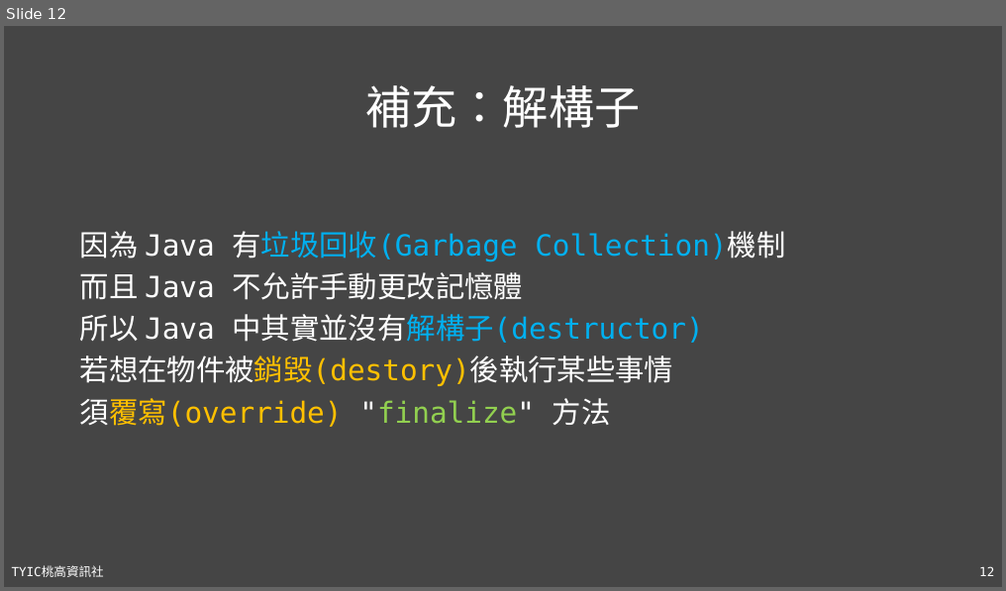
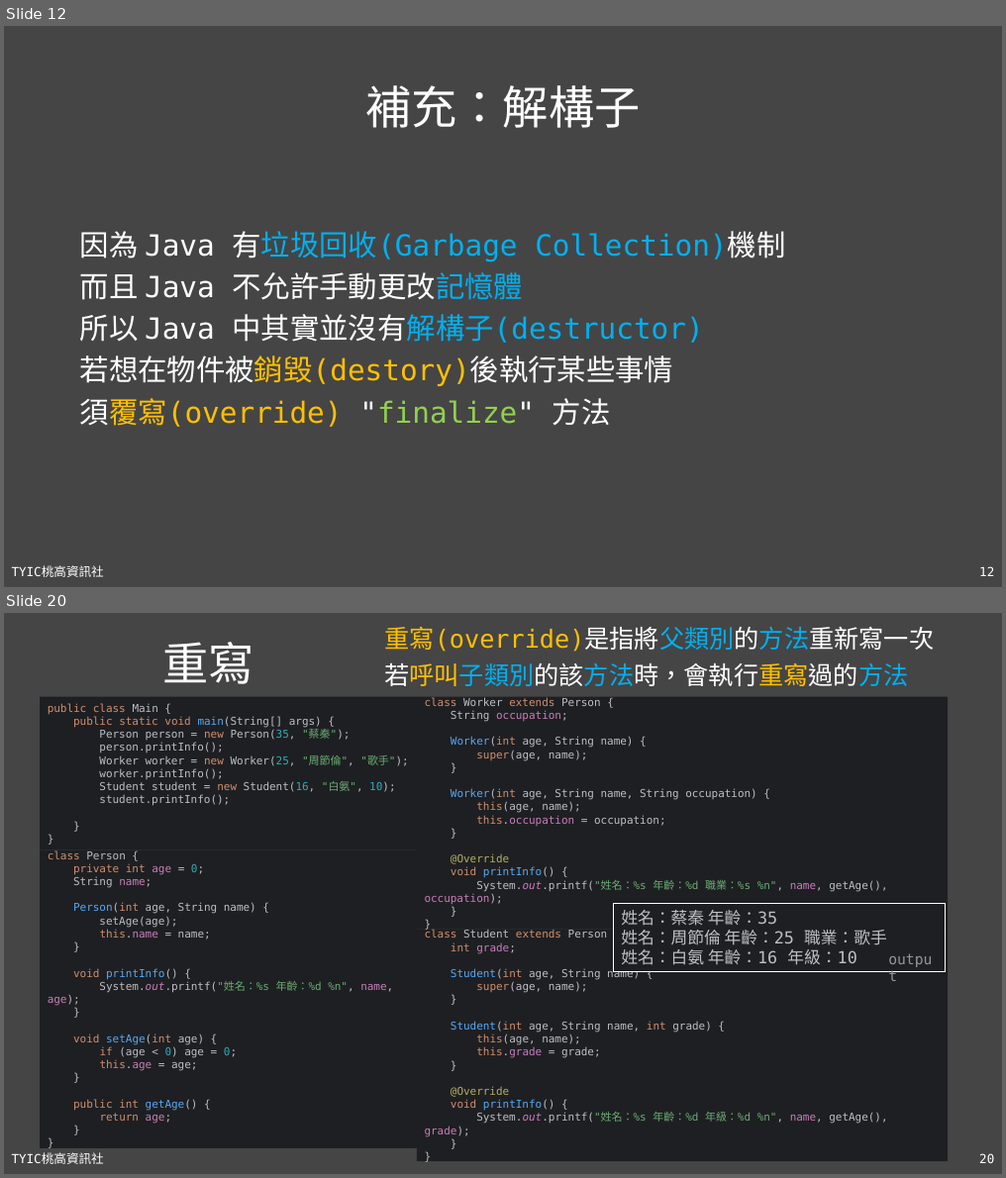
Before and after one commit to TYSHIC/slides, a slide deck: powerpoint/08_OOP與類別.pptx. Shown one above the other, each under a label of ours: slide 12 before the commit, slides 12 and 20 after it; the slides between them are not shown. The pictures are 1006x591 and 1006x1178 pixels, drawn with LibreOffice and Linux fonts; fonts in the diff are those of the drawing. Boxes give left, top, right and bottom in pixels: in the first picture for what was removed or moved away, otherwise in the second. Text is boxed around its words. In the diff, an @@ line names an element or a change of style, - is before the commit and + after.

```diff
--- a/powerpoint/08_OOP與類別.pptx
+++ b/powerpoint/08_OOP與類別.pptx
@@ slide 20 added at (4, 613, 1002, 1174), background #454545; not listed: 2 template elements that a slide beside it also shows @@
@@ title added at (162, 642, 253, 684), 44 pt, text #FFFFFF @@
+重寫
@@ text added at (384, 627, 934, 686), 24 pt, text #FFFFFF @@
+重寫(override)是指將父類別的方法重新寫一次
+若呼叫子類別的該方法時，會執行重寫過的方法
@@ group added at (40, 697, 948, 1162): 4 rectangles @@
+class Student extends Person {
+int grade;
+Student(int age, String name) {
+super(age, name);
+}
+Student(int age, String name, int grade) {
+this(age, name);
+this.grade = grade;
+}
+@Override
+void printInfo() {
+System.out.printf("姓名：%s 年齡：%d 年級：%d %n", name, getAge(), grade);
+}
+}
+class Worker extends Person {
+String occupation;
+Worker(int age, String name) {
+super(age, name);
+}
+Worker(int age, String name, String occupation) {
+this(age, name);
+this.occupation = occupation;
+}
+@Override
+void printInfo() {
+System.out.printf("姓名：%s 年齡：%d 職業：%s %n", name, getAge(), occupation);
+}
+}
+class Person {
+private int age = 0;
+String name;
+Person(int age, String name) {
+setAge(age);
+this.name = name;
+}
+void printInfo() {
+System.out.printf("姓名：%s 年齡：%d %n", name, age);
+}
+void setAge(int age) {
+if (age < 0) age = 0;
+this.age = age;
+}
+public int getAge() {
+return age;
+}
+}
+public class Main {
+public static void main(String[] args) {
+Person person = new Person(35, "蔡秦");
+person.printInfo();
+Worker worker = new Worker(25, "周節倫", "歌手");
+worker.printInfo();
+Student student = new Student(16, "白氨", 10);
+student.printInfo();
+}
+}
@@ rectangle added at (614, 903, 945, 971), fill #1E1F22, outline #FFFFFF 0.75 pt, 16 pt, text #BCBEC4 @@
+姓名：蔡秦 年齡：35
+姓名：周節倫 年齡：25 職業：歌手
+姓名：白氨 年齡：16 年級：10
@@ text added at (881, 947, 945, 971), 14 pt, text #969696 @@
+output
@@ slide 12 changed as well @@
@@ text at (80, 273, 524, 300): text colour #FFFFFF to #00B0F0 in "不允許手動更改記憶體" @@
```
Also in this commit, not shown: 11 other slides changed, 6 other slides added, 9 other files.
